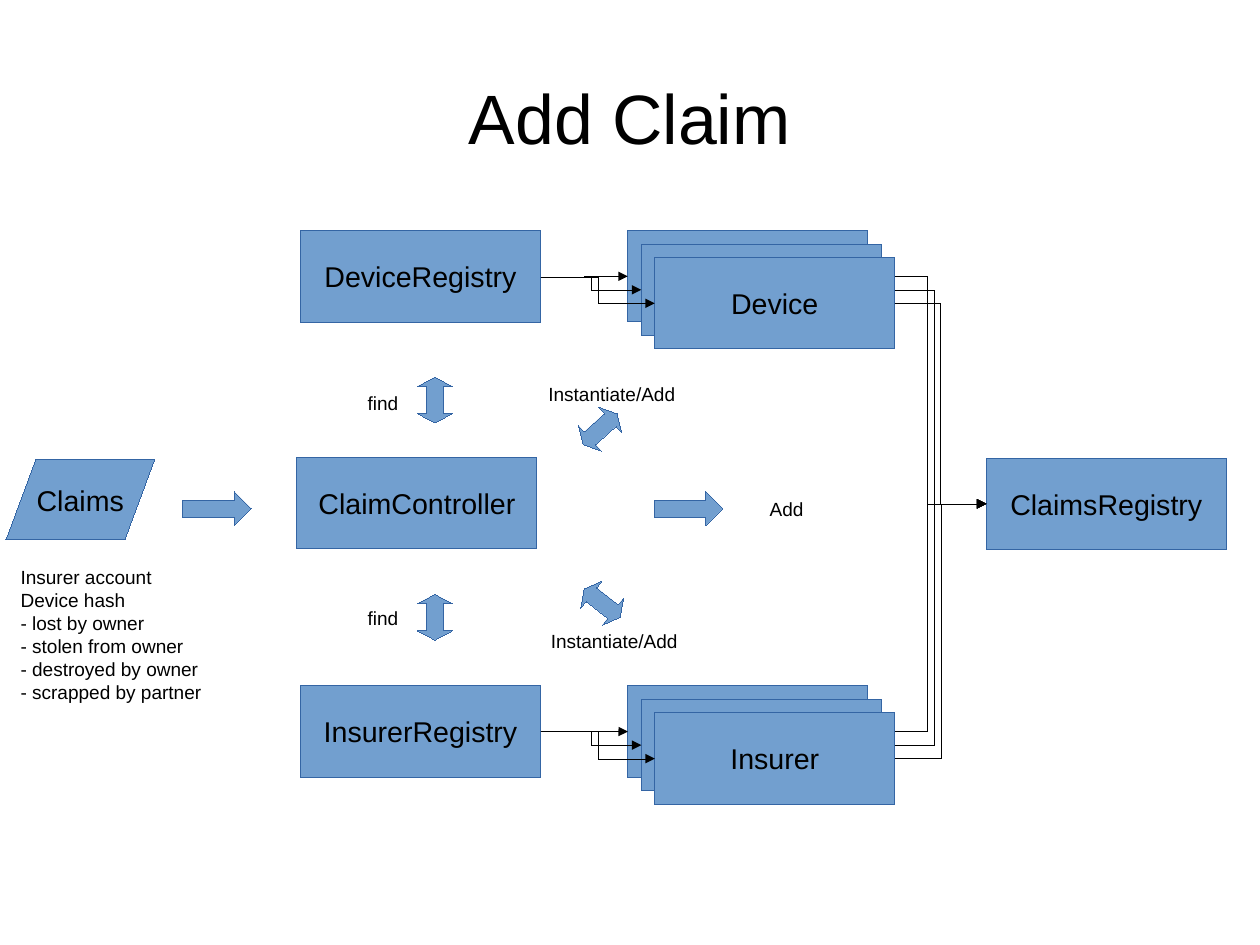
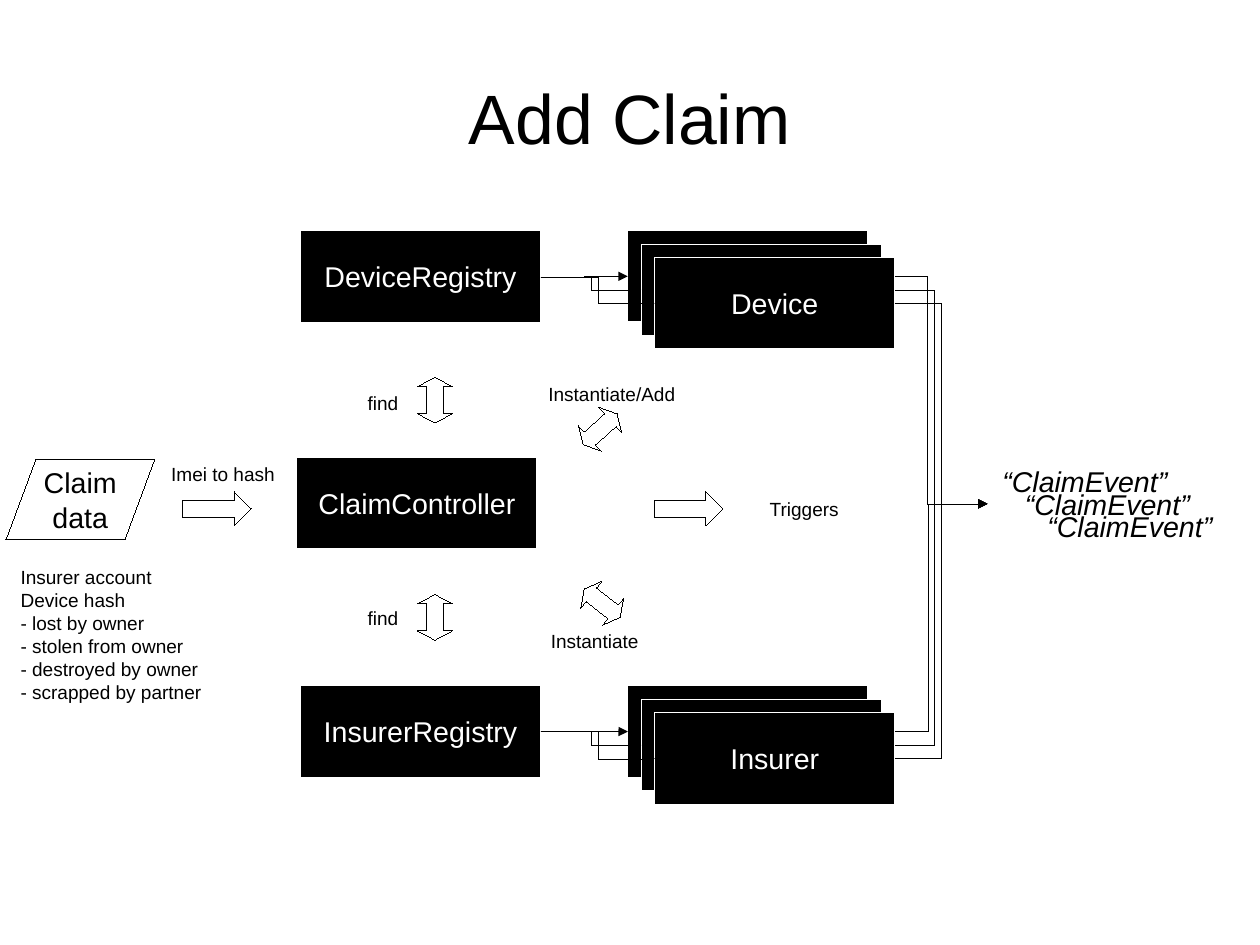
Before and after one commit to dflick/claimit, a slide deck: slide 2 of claimit_architecture.odp. Drawn at 1260x945 pixels with LibreOffice and Linux fonts; fonts in the diff are those of the drawing. Boxes give left, top, right and bottom in pixels: in the first picture for what was removed or moved away, otherwise in the second. Text is boxed around its words. In the diff, an @@ line names an element or a change of style, - is before the commit and + after.

```diff
--- a/claimit_architecture.odp
+++ b/claimit_architecture.odp
@@ elbow arrow (868, 277) - (988, 504): route changed @@
@@ elbow arrow (882, 290) - (988, 504): route changed @@
@@ fill #729FCF to #FFFFFF; outline #3465A4 0 pt to #000000 0 pt in 7 elements at [183, 492, 252, 526], [418, 377, 453, 423], [418, 595, 453, 640], [655, 492, 724, 526], [572, 401, 629, 457], [574, 576, 631, 631], [6, 460, 154, 540] @@
@@ text in flow chart input output at [44, 472, 117, 529]: text changed @@
-Claims
+Claim
+data
@@ text added at [171, 467, 274, 482], 12 pt, text #000000 @@
+Imei to hash
@@ text "“ClaimEvent”": place and size @@
-text "“ClaimEvent”" at [987, 458, 1227, 550]
+text "“ClaimEvent”" at [1002, 471, 1167, 498]
@@ text "“ClaimEvent”" at [1002, 471, 1167, 498]: fill #729FCF to none; outline #3465A4 0 pt to none @@
@@ text at [1002, 471, 1167, 498]: text changed; italic on @@
-ClaimsRegistry
+“ClaimEvent”
@@ text removed at [770, 502, 804, 517] @@
-Add
@@ text added at [770, 502, 839, 520], 12 pt, text #000000 @@
+Triggers
@@ elbow arrow (868, 732) - (988, 504): route changed @@
@@ elbow arrow (882, 745) - (988, 504): route changed @@
@@ text added at [1025, 492, 1190, 520], 18 pt, text #000000, italic @@
+“ClaimEvent”
@@ text added at [1047, 515, 1212, 538], 18 pt, text #000000, italic @@
+“ClaimEvent”
@@ text at [551, 634, 639, 648]: text changed @@
-Instantiate/Add
+Instantiate
@@ text colour #000000 to #FFFFFF; fill #729FCF to #000000; outline #3465A4 0 pt to #FFFFFF 0 pt in 9 elements at [628, 686, 868, 777], [628, 231, 868, 322], [301, 231, 541, 322], [301, 686, 541, 777], [641, 245, 882, 336], [655, 257, 895, 349], [297, 457, 537, 549], [641, 700, 882, 791], [655, 713, 895, 805] @@
```
Also in this commit, not shown: 5 slides added, 2 slides removed, 22 other files.
